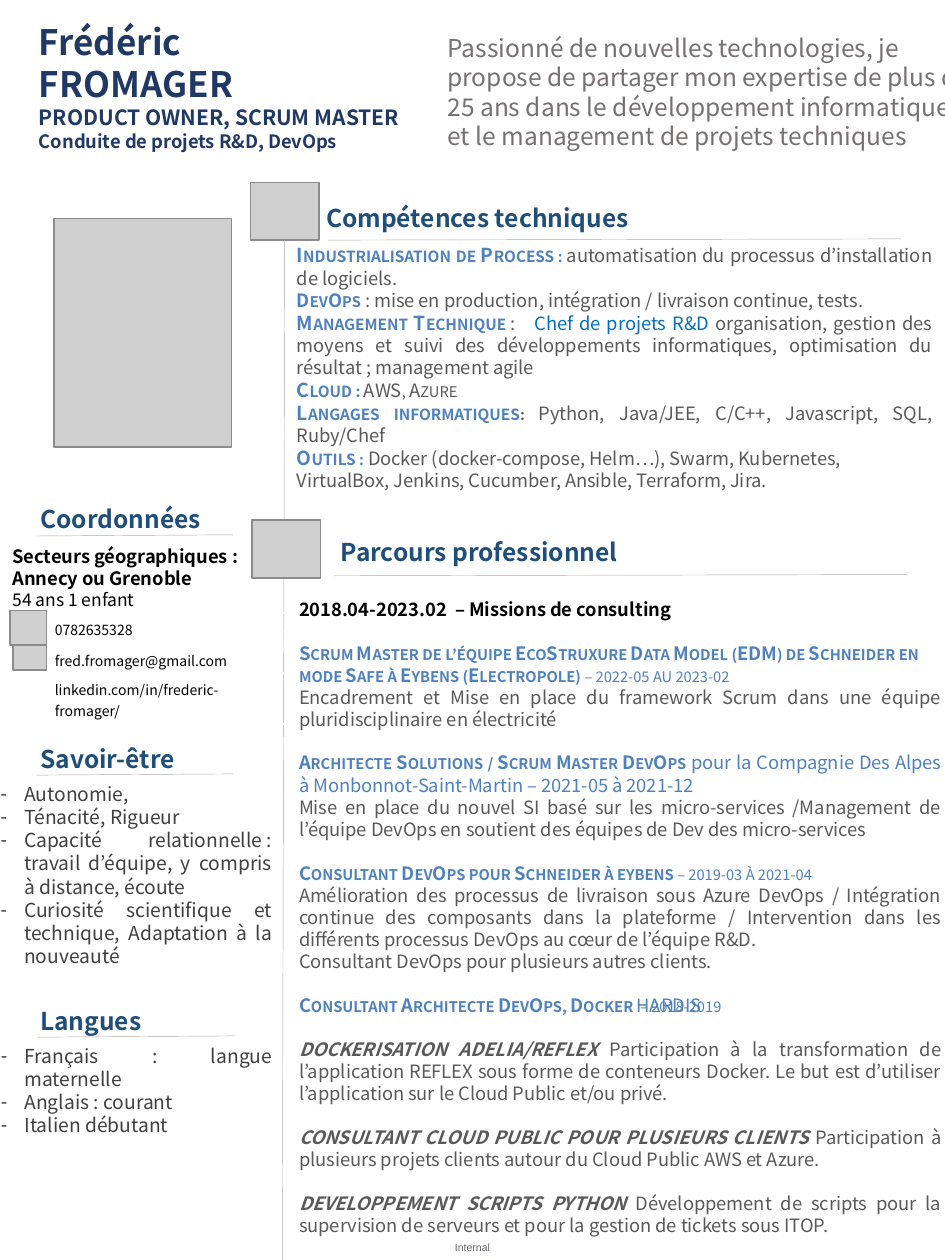
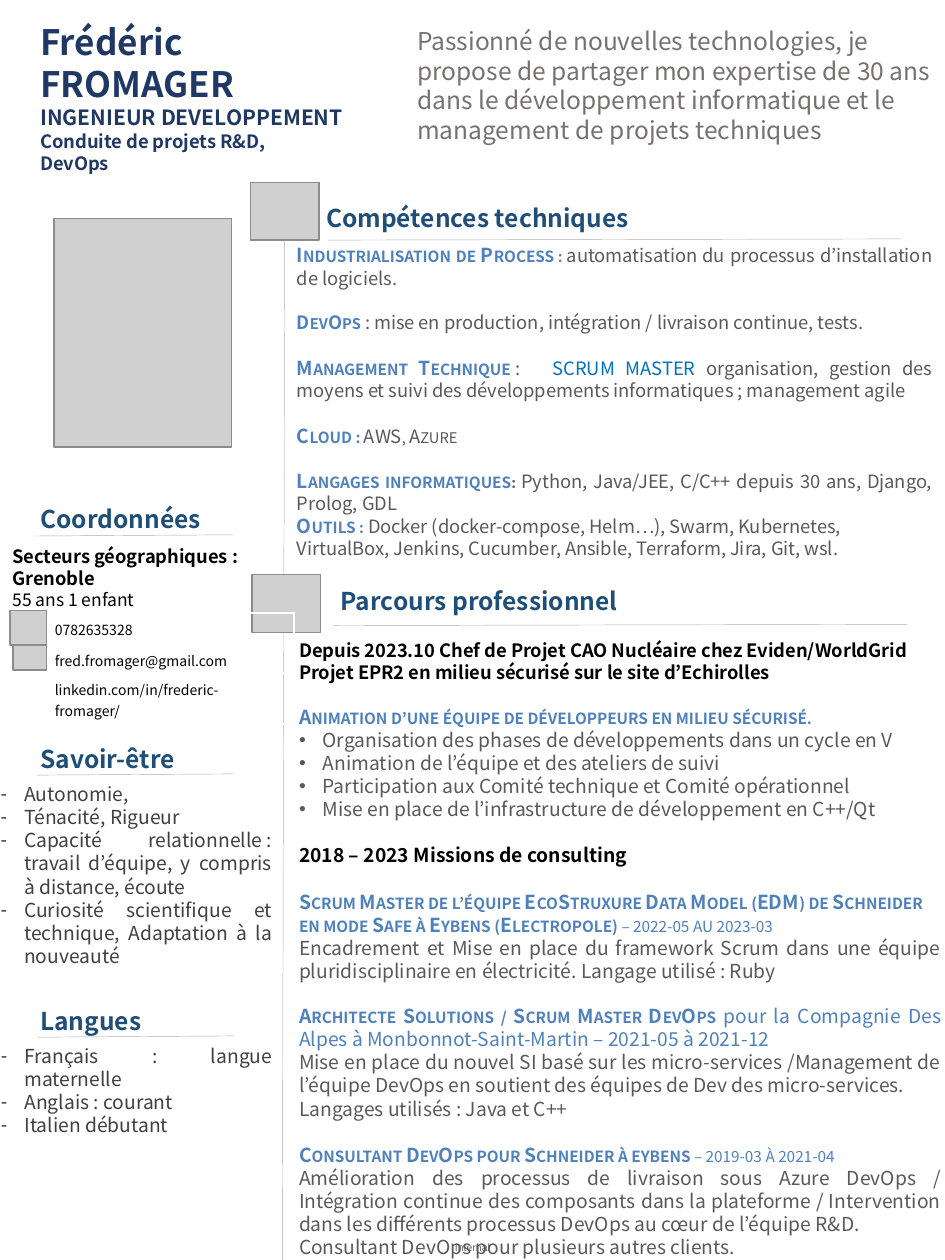
Before and after one commit to Solifred38/cv, a slide deck: slide 1 of CV_FFROMAGER.pptx. Drawn at 945x1260 pixels with LibreOffice and Linux fonts; fonts in the diff are those of the drawing; grey boxes stand for pictures; background and template pictures are left out. Boxes give left, top, right and bottom in pixels: in the first picture for what was removed or moved away, otherwise in the second. Text is boxed around its words. In the diff, an @@ line names an element or a change of style, - is before the commit and + after.

```diff
--- a/CV_FFROMAGER.pptx
+++ b/CV_FFROMAGER.pptx
@@ text at [417, 29, 930, 145]: text changed @@
-Passionné de nouvelles technologies, je propose de partager mon expertise de plus de 25 ans dans le développement informatique et le management de projets techniques
+Passionné de nouvelles technologies, je propose de partager mon expertise de 30 ans dans le développement informatique et le management de projets techniques
@@ text at [40, 109, 343, 174]: text changed @@
-PRODUCT OWNER, SCRUM MASTER
-Conduite de projets R&D, DevOps
+INGENIEUR DEVELOPPEMENT
+Conduite de projets R&D,
+DevOps
@@ text at [297, 360, 932, 402]: text changed @@
-Management Technique : Chef de projets R&D organisation, gestion des moyens et suivi des développements informatiques, optimisation du résultat ; management agile
+Management Technique : SCRUM MASTER organisation, gestion des moyens et suivi des développements informatiques ; management agile
@@ text at [297, 473, 932, 558]: text changed @@
-Langages informatiques: Python, Java/JEE, C/C++, Javascript, SQL, Ruby/Chef
-Outils : Docker (docker-compose, Helm…), Swarm, Kubernetes, VirtualBox, Jenkins, Cucumber, Ansible, Terraform, Jira.
+Langages informatiques: Python, Java/JEE, C/C++ depuis 30 ans, Django, Prolog, GDL
+Outils : Docker (docker-compose, Helm…), Swarm, Kubernetes, VirtualBox, Jenkins, Cucumber, Ansible, Terraform, Jira, Git, wsl.
@@ text at [12, 546, 228, 611]: text changed @@
-Secteurs géographiques : Annecy ou Grenoble
-54 ans 1 enfant
+Secteurs géographiques : Grenoble
+55 ans 1 enfant
@@ picture: place and size @@
-picture at [252, 520, 320, 578]
+picture at [252, 575, 320, 633]
@@ text "Parcours professionnel": place and size @@
-text "Parcours professionnel" at [341, 541, 617, 567]
+text "Parcours professionnel" at [341, 590, 617, 616]
@@ line moved from (334, 576) - (907, 575) to (334, 625) - (907, 625) @@
@@ text "Depuis 2023.10 Chef de Projet ...": place and size @@
-text "Depuis 2023.10 Chef de Projet ..." at [299, 601, 941, 1237]
+text "Depuis 2023.10 Chef de Projet ..." at [299, 640, 941, 1259]
@@ text at [299, 640, 940, 983]: text changed; size 10.5 to 11 pt; text colour #4F81BD to #595959; bold off @@
-2018.04-2023.02 – Missions de consulting
-Scrum Master de l’équipe EcoStruxure Data Model (EDM) de Schneider en mode Safe à Eybens (Electropole) – 2022-05 au 2023-02
-Encadrement et Mise en place du framework Scrum dans une équipe pluridisciplinaire en électricité
+Depuis 2023.10 Chef de Projet CAO Nucléaire chez Eviden/WorldGrid
+Projet EPR2 en milieu sécurisé sur le site d’Echirolles
+Animation d’une équipe de développeurs en milieu sécurisé.
+• Organisation des phases de développements dans un cycle en V
+• Animation de l’équipe et des ateliers de suivi
+• Participation aux Comité technique et Comité opérationnel
+• Mise en place de l’infrastructure de développement en C++/Qt
+2018 – 2023 Missions de consulting
+Scrum Master de l’équipe EcoStruxure Data Model (EDM) de Schneider en mode Safe à Eybens (Electropole) – 2022-05 au 2023-03
+Encadrement et Mise en place du framework Scrum dans une équipe pluridisciplinaire en électricité. Langage utilisé : Ruby
@@ text at [299, 998, 941, 1237]: paragraphs removed @@
-Consultant Architecte DevOps, Docker HARDIS – 2018-2019
-DOCKERISATION ADELIA/REFLEX Participation à la transformation de l’application REFLEX sous forme de conteneurs Docker. Le but est d’utiliser l’application sur le Cloud Public et/ou privé.
-CONSULTANT CLOUD PUBLIC POUR PLUSIEURS CLIENTS Participation à plusieurs projets clients autour du Cloud Public AWS et Azure.
-DEVELOPPEMENT SCRIPTS PYTHON Développement de scripts pour la supervision de serveurs et pour la gestion de tickets sous ITOP.
@@ text at [299, 1007, 941, 1259]: size 10.5 to 11 pt in "Architecte Solutions / Scrum Master DevOps pour ...", "Consultant DevOps pour Schneider à eybens – ...", "Amélioration des processus de livraison sous Azure ...", "Consultant DevOps pour plusieurs autres clients." @@
@@ text at [299, 1050, 941, 1121]: text changed; size 10.5 to 11 pt @@
-Mise en place du nouvel SI basé sur les micro-services /Management de l’équipe DevOps en soutient des équipes de Dev des micro-services
+Mise en place du nouvel SI basé sur les micro-services /Management de l’équipe DevOps en soutient des équipes de Dev des micro-services.
+Langages utilisés : Java et C++
```
Also in this commit, not shown: 1 other slide changed, 1 slide added, 1 other file.
